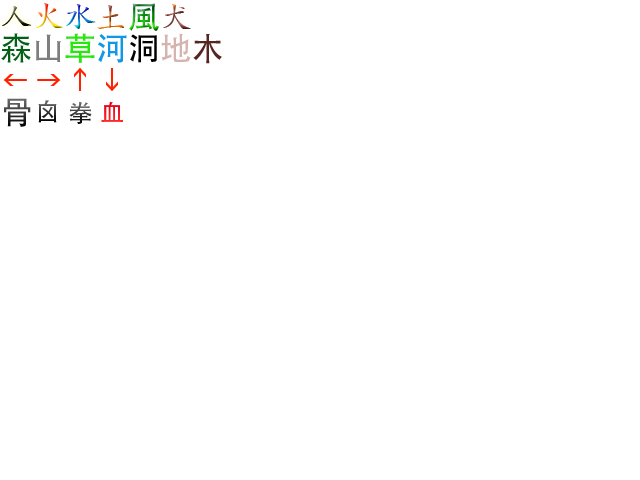
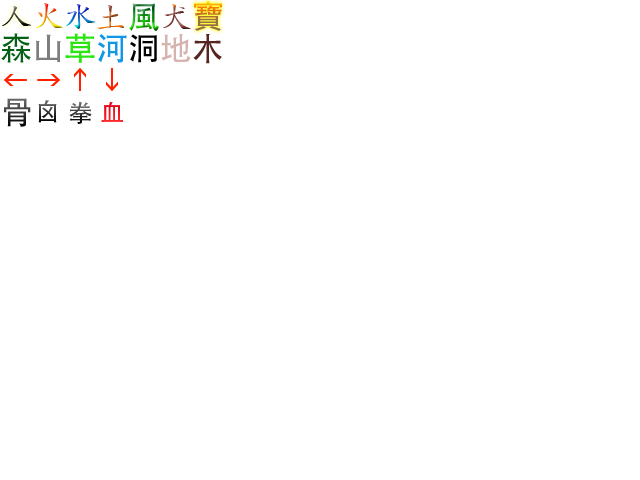
Layers edited between the first and the second 640 x 480 image:
added layer "treasure" above "blood" over bbox(194, 1, 222, 31)
